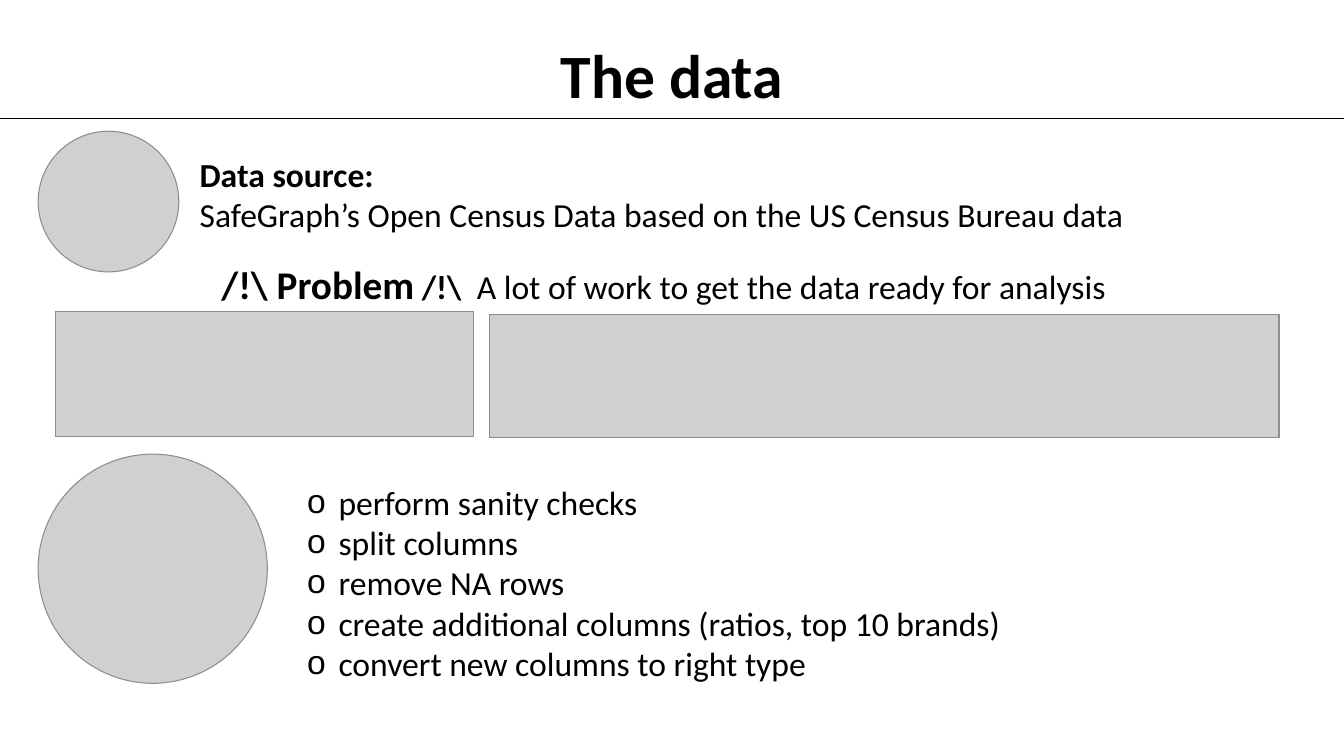
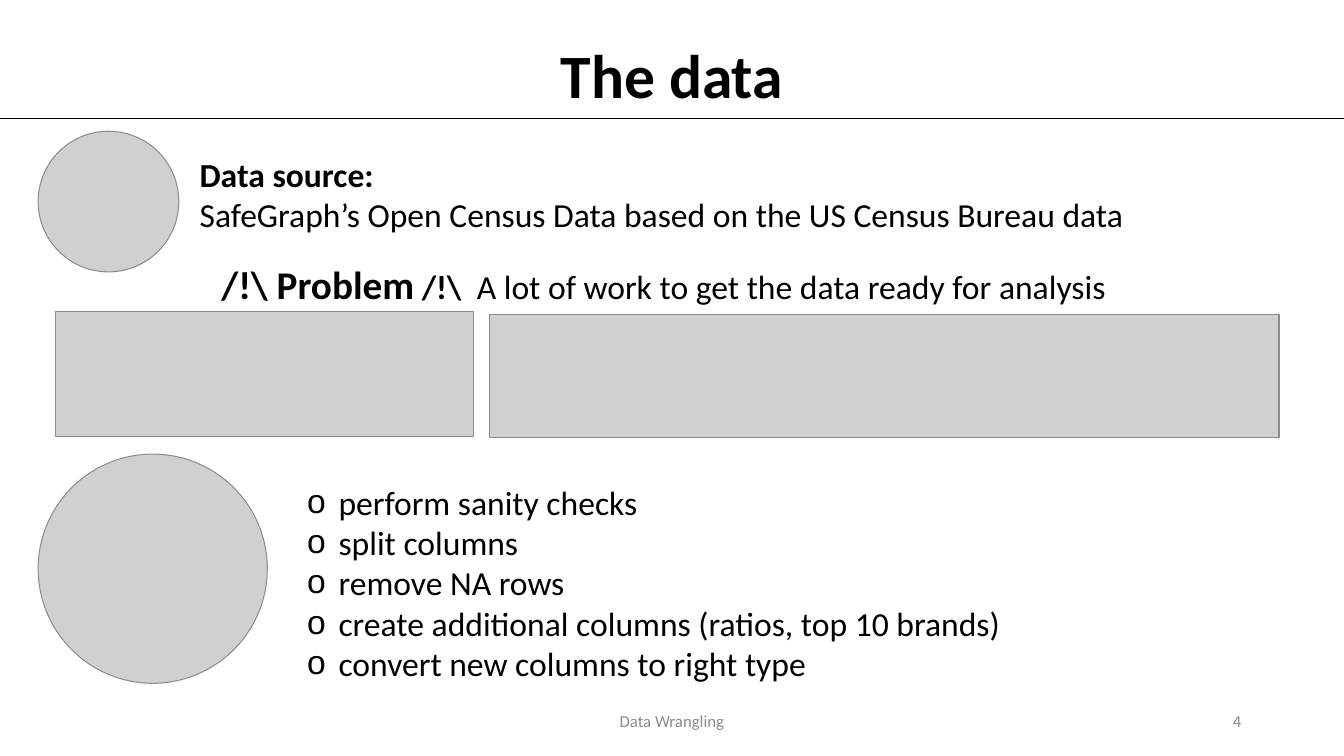
Before and after one commit to Crosita/Capstone-Project-1, a slide deck: slide 4 of Capstone Project 1- presentation.pptx (slide 3 before the commit). Drawn at 1344x756 pixels with LibreOffice and Linux fonts; fonts in the diff are those of the drawing; grey boxes stand for pictures; background and template pictures are left out. Boxes give left, top, right and bottom in pixels: in the first picture for what was removed or moved away, otherwise in the second. Text is boxed around its words. In the diff, an @@ line names an element or a change of style, - is before the commit and + after.

```diff
--- a/Capstone Project 1- presentation.pptx
+++ b/Capstone Project 1- presentation.pptx
@@ text added at bbox=[620, 715, 724, 730], 12 pt, text #8C8C8C @@
+Data Wrangling
@@ page number added at bbox=[1233, 716, 1241, 727], 12 pt, text #8C8C8C @@
+4
```
Also in this commit, not shown: 5 other slides changed, 6 slides added.
